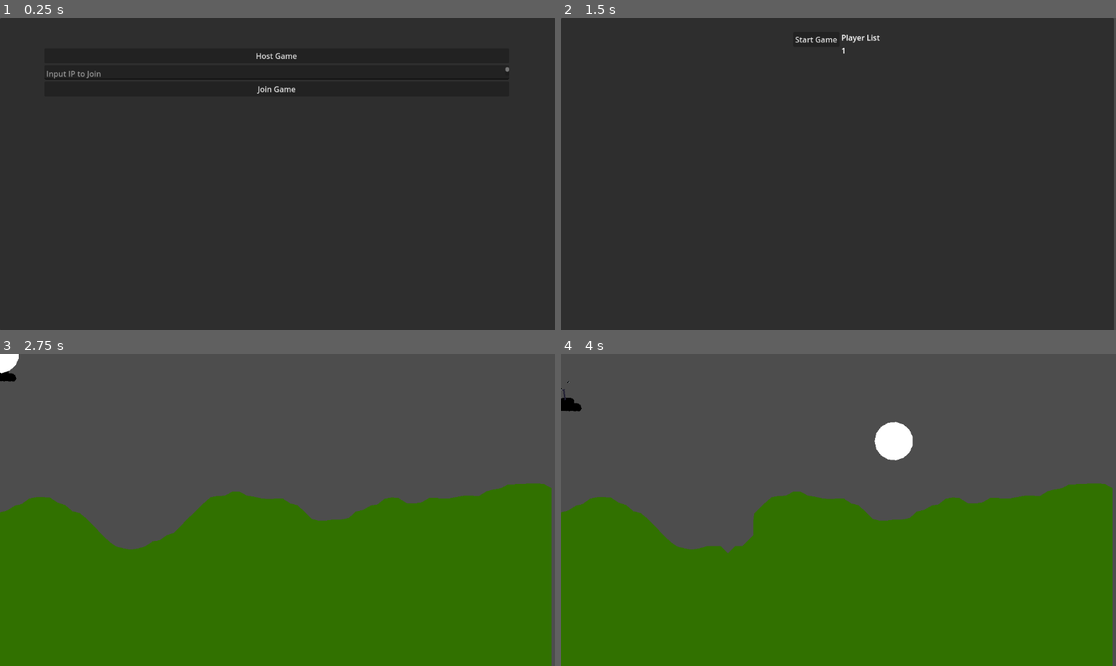
Above: before the commit, frames 1-4 (two rows, left to right).
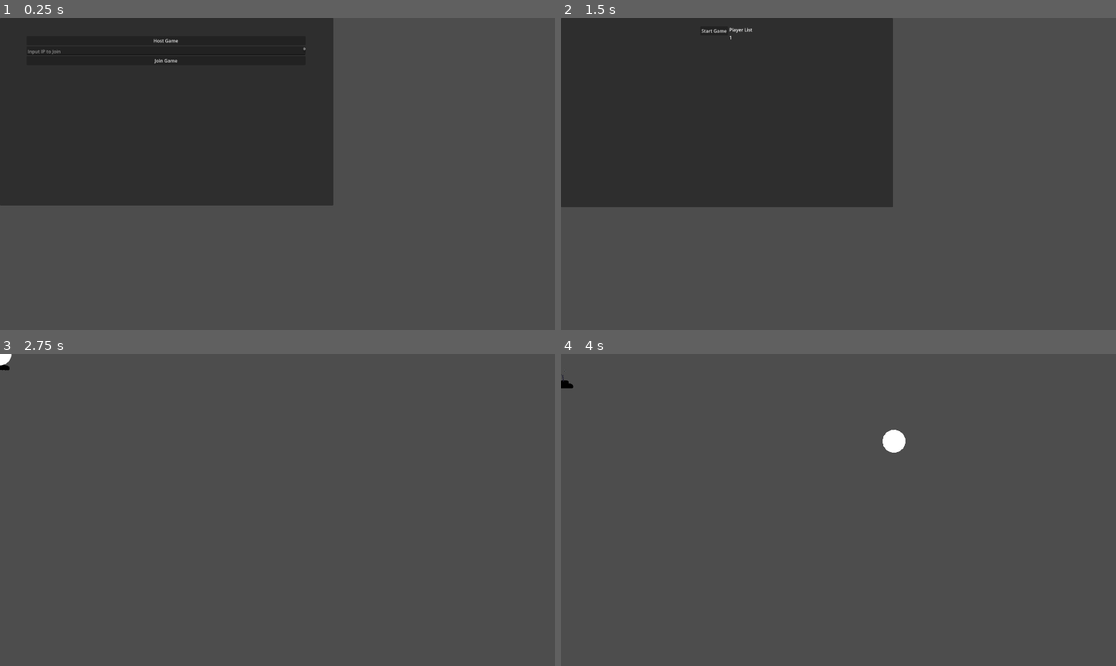
Above: after the commit, the same moments.

Repository: hiemas-lerastad/Tanks-Redux
Game: Godot game, scene res://Scenes/Game.tscn
The game is run twice, just before and just after one commit, with the same random seed, the same clock (stepped at 60 frames per second) and the same inputs.
Inputs (mouse positions are in pixels of both pictures, inside the frame that each line leads up to):
- Up to frame 1 (0.25 s): no input
- Up to frame 2 (1.5 s): tap Enter at 0.5 s; move the mouse to (960, 158) at 0.52 s; hold D (right) 0.53-1.25 s; tap W (up) at 0.6, 0.77, 1.07 s; click "Host Game" at 1.25 s
- Up to frame 3 (2.75 s): click "Start Game" at 2 s
- Up to frame 4 (4 s): tap Space (fire) at 2.75, 3.6 s; move the mouse to (727, 525) at 2.77 s; hold D (right) 2.78-3.53 s; click (727, 525) at 2.85 s; tap W (up) at 3.02, 3.05, 3.32, 3.8 s; move the mouse to (894, 441) at 3.52 s; hold A (left) from 3.53 s (still down)

The runs differ from the first frame. In frame 1, 64% of the frame differs, in the area x 0-100%, y 0-100%; in frame 2, 64%; in frame 3, 51%; in frame 4, 51%.
Error in both runs: Assertion failed: UPNP Discover Failed! Error 24 (res://Scripts/Game.gd:68)

Commit message:
potential terrain optimisations

Diff:
--- a/Scenes/Player/tank.tscn
+++ b/Scenes/Player/tank.tscn
@@ -26,6 +26,7 @@
 [node name="tank" type="CharacterBody2D" node_paths=PackedStringArray("body", "turret", "shoot_progress")]
 texture_filter = 1
 collision_layer = 2
+floor_max_angle = 1.22173
 script = ExtResource("1_bffw6")
 body = NodePath("body")
 turret = NodePath("body/turret")
--- a/Scenes/Terrain/Marching Squares/Square.tscn
+++ b/Scenes/Terrain/Marching Squares/Square.tscn
@@ -9,6 +9,7 @@
 collision_polygon = NodePath(".")
 
 [node name="Polygon2D" type="Polygon2D" parent="."]
+visible = false
 texture_repeat = 2
 color = Color(0.192503, 0.44321, 1.05888e-06, 1)
 antialiased = true
--- a/Scripts/Class/projectile.gd
+++ b/Scripts/Class/projectile.gd
@@ -15,7 +15,7 @@
 	if(explosion_type != null):
 		var explosion_clone: explosion = explosion_type.instantiate()
 		explosion_clone.global_position = global_position
-		Globals.level.square_manager.call_carve_around_point(global_position, 40, 40)
+		Globals.level.square_manager.call_carve_around_point(global_position, 40, 60)
 		add_sibling(explosion_clone, true)
 		queue_free()
 
--- a/Scripts/Terrain/Marching Squares/SquareManager.gd
+++ b/Scripts/Terrain/Marching Squares/SquareManager.gd
@@ -2,7 +2,7 @@
 extends Node2D;
 
 @export_category("Settings")
-@export var grid_scale: int = 15;
+@export var grid_scale: int = 17;
 @export var dot_size: float = 2.5;
 @export var size_width: int;
 @export var size_height: int;
@@ -21,8 +21,8 @@
 @export_category("Nodes")
 @export var level: Level;
 
-var matrix: Array[Array] = [];
-var squares_matrix: Array[Array] = [[]];
+var matrix: Array = [];
+var squares_matrix: Array = [];
 
 var configurations: Dictionary = {
 	0: {
@@ -145,8 +145,11 @@
 }
 
 func init_terrain() -> void:
-	size_width = (get_viewport().content_scale_size.x / grid_scale) + 1;
-	size_height = (get_viewport().content_scale_size.y / grid_scale) + 2;
+	size_width = (get_viewport().content_scale_size.y / grid_scale) + 1;
+	size_height = (get_viewport().content_scale_size.x / grid_scale) + 2;
+
+	print(get_viewport().content_scale_size.x)
+	print(size_width)
 
 	seed = level.seed;
 
@@ -157,13 +160,16 @@
 
 	set_initial_grid()
 
-	for x in range(0, matrix.size() - 1):
-		for y in range(0, matrix[x].size() - 1):
+	for index in range(0, size_width * size_height):
+		var y: int = index % size_width;
+		var x: int = (index - y) / size_width;
+
+		if ((x + 1) * size_width + (y + 1)) < matrix.size():
 			var values: Dictionary = {
-				"a": matrix[x][y],
-				"b": matrix[x + 1][y],
-				"c": matrix[x + 1][y + 1],
-				"d": matrix[x][y + 1],
+				"a": matrix[(x) * size_width + (y)],
+				"b": matrix[(x + 1) * size_width + (y)],
+				"c": matrix[(x + 1) * size_width + (y + 1)],
+				"d": matrix[(x) * size_width + (y + 1)],
 			}
 
 			var a: Vector2 = (Vector2(x, y) * grid_scale) - Vector2(0.1, 0.1);
@@ -214,39 +220,29 @@
 			square.collision_polygon.polygon = polygon_points;
 			add_child(square);
 
-			if not x == 0:
-				squares_matrix.append([]);
-			elif squares_matrix[x]:
-				squares_matrix.append([]);
-			if squares_matrix[x].size() <= y:
-				squares_matrix[x].append(square);
-			else:
-				squares_matrix[x][y] = square;
+			squares_matrix[(x) * size_width + (y)] = square;
 
 func set_initial_grid() -> void:
 	matrix.clear()
 	matrix = []
-	for x in range(size_width):
-		matrix.append([])
-		matrix[x].resize(size_height)
-		for y in range(size_height):
-			var noiseValue = noise.get_noise_2d(x, 1);
-
-			if ((noiseValue + 1) / 2) * size_height < y:
-				matrix[x][y] = 1;
-			elif ((noiseValue + 1) / 2) * size_height < y + 1:
-				matrix[x][y] = (y + 1) - (((noiseValue + 1) / 2) * size_height)
-			else:
-				matrix[x][y] = 0;
-
-#func _draw() -> void:
-	## Dots
-	#for x in range(matrix.size()):
-		#for y in range(matrix[x].size()):
-			#if matrix[x][y] == 0:
-				#draw_circle(Vector2(x, y) * (grid_scale), dot_size, dot_color_empty);
-			#else:
-				#draw_circle(Vector2(x, y) * (grid_scale), dot_size, dot_color_filled);
+	matrix.resize(size_width * size_height)
+
+	squares_matrix.clear()
+	squares_matrix = []
+	squares_matrix.resize(((size_width * size_height) - size_width) - 1);
+
+	for index in range(0, size_width * size_height):
+		var y: int = index % size_width;
+		var x: int = (index - y) / size_width;
+
+		var noiseValue = noise.get_noise_2d(x, 1);
+
+		if ((noiseValue + 1) / 2) * size_width < y:
+			matrix[(x) * size_width + (y)] = 1;
+		elif ((noiseValue + 1) / 2) * size_width < y + 1:
+			matrix[(x) * size_width + (y)] = (y + 1) - (((noiseValue + 1) / 2) * size_width)
+		else:
+			matrix[(x) * size_width + (y)] = 0;
 
 func update_nearby_polygons(points: Array[Vector2]) -> void:
 	for point in points:
@@ -273,15 +269,16 @@
 				Vector2(point.x, point.y)
 			]
 		for square_index in indices:
-			var square: Square = squares_matrix[square_index.x][square_index.y]
-			update_square_polygons(square, square_index.x, square_index.y)
+			if ((square_index.x + 1) * size_width + (square_index.y + 1)) < matrix.size():
+				var square: Square = squares_matrix[square_index.x * size_width + square_index.y]
+				update_square_polygons(square, square_index.x, square_index.y)
 
 func update_square_polygons(square: Square, x: int, y: int) -> void:
 	var values: Dictionary = {
-		"a": matrix[x][y],
-		"b": matrix[x + 1][y],
-		"c": matrix[x + 1][y + 1],
-		"d": matrix[x][y + 1],
+		"a": matrix[(x) * size_width + (y)],
+		"b": matrix[(x + 1) * size_width + (y)],
+		"c": matrix[(x + 1) * size_width + (y + 1)],
+		"d": matrix[(x) * size_width + (y + 1)],
 	}
 
 	var a: Vector2 = (Vector2(x, y) * grid_scale) - Vector2(0.1, 0.1);
@@ -327,63 +324,6 @@
 	square.visible_polygon.polygon = polygon_points;
 	square.collision_polygon.polygon = polygon_points;
 
-#
-#func update_polygons() -> void:
-	#for x in range(0, matrix.size() - 1):
-		#for y in range(0, matrix[x].size() - 1):
-			#var values: Dictionary = {
-				#"a": matrix[x][y],
-				#"b": matrix[x + 1][y],
-				#"c": matrix[x + 1][y + 1],
-				#"d": matrix[x][y + 1],
-			#}
-			#
-			#var a: Vector2 = (Vector2(x, y) * grid_scale) - Vector2(0.1, 0.1);
-			#var b: Vector2 = (Vector2(x + 1, y) * grid_scale) - Vector2(0, 0.1);
-			#var c: Vector2 = Vector2(x + 1, y + 1) * grid_scale;
-			#var d: Vector2 = (Vector2(x, y + 1) * grid_scale) - Vector2(0.1, 0);
-			#
-			#var e = ((b - a) / 2) + a;
-			#var f = ((c - b) / 2) + b;
-			#var g = ((d - c) / 2) + c;
-			#var h = ((d - a) / 2) + a;
-			#
-			#var points_dictionary: Dictionary = {
-				#"a": a,
-				#"b": b,
-				#"c": c,
-				#"d": d,
-				#"e": e,
-				#"f": f,
-				#"g": g,
-				#"h": h
-			#}
-			#
-			#var configuration: int = ceil(values["a"]) * pow(2,0) + ceil(values["b"]) * pow(2,1) + ceil(values["c"]) * pow(2, 2) + ceil(values["d"]) * pow(2, 3);
-			#var points_to_connect: Array = configurations[configuration].points;
-			#var polygon_points: Array[Vector2];
-			#
-			#for skew_key in configurations[configuration].skews:
-				#var skew_value_key = configurations[configuration].skews[skew_key]
-				#var point_to_skew = points_dictionary[skew_key];
-				#var point_to_skew_by = points_dictionary[skew_value_key];
-				#
-				#if point_to_skew_by < point_to_skew:
-					#point_to_skew = point_to_skew_by + ((point_to_skew - point_to_skew_by) * Vector2(values[skew_value_key], values[skew_value_key]))
-				#else:
-					#point_to_skew = point_to_skew_by - ((point_to_skew_by - point_to_skew) * Vector2(values[skew_value_key], values[skew_value_key]))
-				#
-				#points_dictionary[skew_key] = point_to_skew;
-				#
-			#for point in points_to_connect:
-				#polygon_points.append(points_dictionary[point])
-			#
-			#var square: Square = squares_matrix[x][y];
-			#square.position = Vector2(x, y) / (grid_scale);
-			#
-			#square.visible_polygon.polygon = polygon_points;
-			#square.collision_polygon.polygon = polygon_points;
-
 func bin2int(bin_str) -> int:
 	var out: int = 0;
 
@@ -401,26 +341,25 @@
 	_carve_around_point(center_point, inner_radius, outer_radius)
 
 func _carve_around_point(center_point: Vector2, inner_radius: float, outer_radius: float) -> void:
-	var points: Array[Vector2] = _get_points_in_circle(center_point, outer_radius)
-
-	for point in points:
-		#var distance: float = center_point.distance_to(point * Vector2(grid_scale, grid_scale));
-		#print('----')
-		#print(distance)
-		#print(inner_radius)
-		#if distance > inner_radius:
-			#print(clampf(matrix[point.x][point.y] - (((distance - inner_radius)/(outer_radius - inner_radius))/50), 0, 1))
-			#matrix[point.x][point.y] = clampf(matrix[point.x][point.y] - (((distance - inner_radius)/(outer_radius - inner_radius))/100), 0, 1);
-		#else:
-		matrix[point.x][point.y] = 0;
-
-	update_nearby_polygons(points)
-	#update_polygons()
+	var inner_points: Array[Vector2] = _get_points_in_circle(center_point, inner_radius)
+	var outer_points: Array[Vector2] = _get_points_in_circle(center_point, outer_radius)
+
+	for point in outer_points:
+		matrix[point.x * size_width + point.y] = clamp(matrix[point.x * size_width + point.y] - 5, 0, 1);
+
+	for point in inner_points:
+		matrix[point.x * size_width + point.y] = 0;
+
+	update_nearby_polygons(outer_points)
 
 func _get_points_in_circle(center_point: Vector2, radius: float) -> Array[Vector2]:
 	var points: Array[Vector2] = [];
-	for x in range(0, matrix.size() - 1):
-		for y in range (0, matrix[x].size() - 1):
-			if pow((x * grid_scale) - center_point.x, 2) + pow((y * grid_scale) - center_point.y, 2) < pow(radius, 2):
-				points.append(Vector2(x, y))
+
+	for index in range(0, size_width * size_height):
+		var y: int = index % size_width;
+		var x: int = (index - y) / size_width;
+
+		if pow((x * grid_scale) - center_point.x, 2) + pow((y * grid_scale) - center_point.y, 2) < pow(radius, 2):
+			points.append(Vector2(x, y))
+
 	return points;
--- a/project.godot
+++ b/project.godot
@@ -18,6 +18,11 @@
 [autoload]
 
 Globals="*res://Scripts/Singletons/Globals.gd"
+
+[display]
+
+window/size/viewport_width=1920
+window/size/viewport_height=1080
 
 [dotnet]
 
